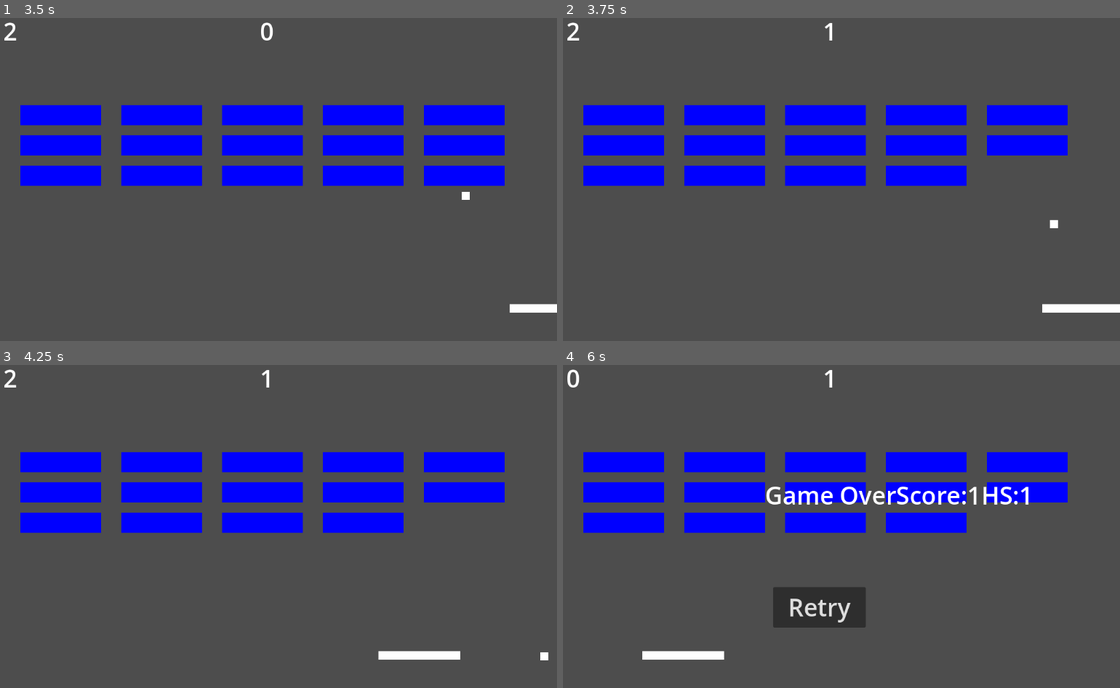
Above: before the commit, frames 1-4 (two rows, left to right).
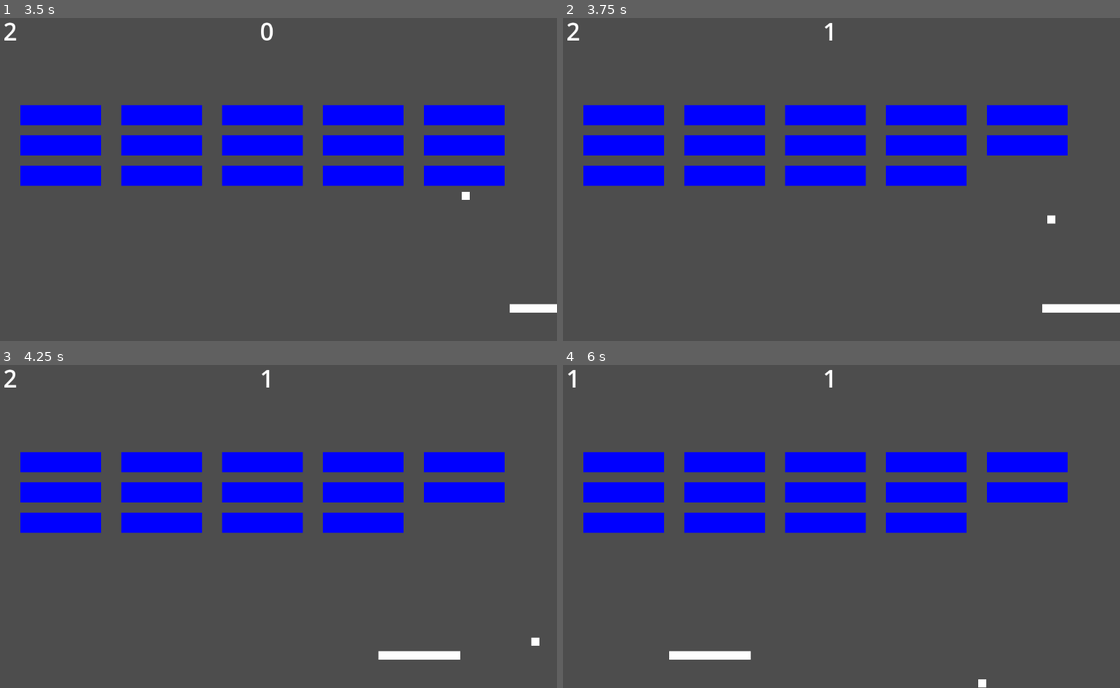
Above: after the commit, the same moments.

Repository: Darsh70/breakout
Game: Godot game, scene res://node_2d.tscn
The game is run twice, just before and just after one commit, with the same random seed, the same clock (stepped at 60 frames per second) and the same inputs. The project has no main scene, so this scene is started directly.
Inputs:
- Up to frame 1 (3.5 s): tap Enter at 0.5 s; hold Right (right) 0.53-1.28 s; hold Left (left) 1.28-2.03 s; hold Right (right) from 2.03 s (still down)
- Up to frame 2 (3.75 s): release Right (right) at 3.53 s; hold Left (left) from 3.53 s (still down)
- Up to frame 3 (4.25 s): keep holding Left (left)
- Up to frame 4 (6 s): release Left (left) at 5.78 s; hold Right (right) from 5.78 s (still down)

Frame 1 is identical in both runs. In frame 2, less than 0.1% of the frame differs, in the area x 86-89%, y 61-66%; in frame 3, less than 0.1%; in frame 4, 3.4%, in the area x 0-84%, y 1-100%.

Commit message:
update ball speed increase

Diff:
--- a/ball.gd
+++ b/ball.gd
@@ -26,7 +26,7 @@
 			velocity = velocity.bounce(collision.get_normal())
 
 		if collision.get_collider().is_in_group("blocks"):
-			speed += 100
+			speed += 50
 			velocity = velocity.normalized() * speed
 			collision.get_collider().destroy()
 			emit_signal("point")
